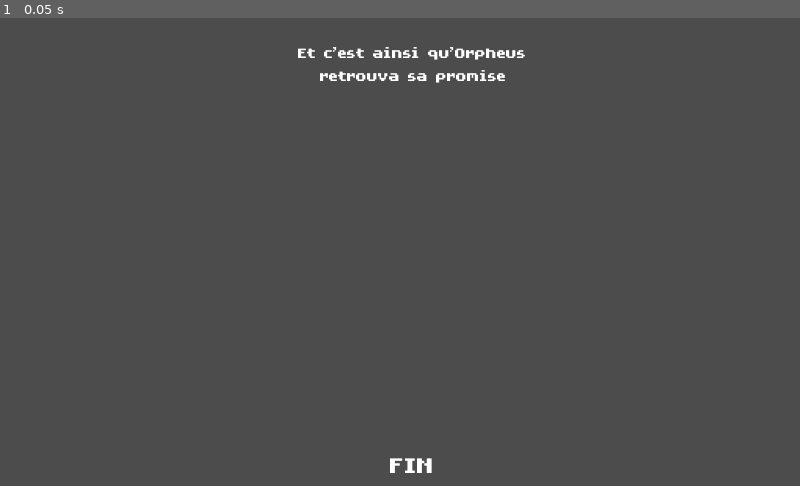
Above: before the commit, frame 1.
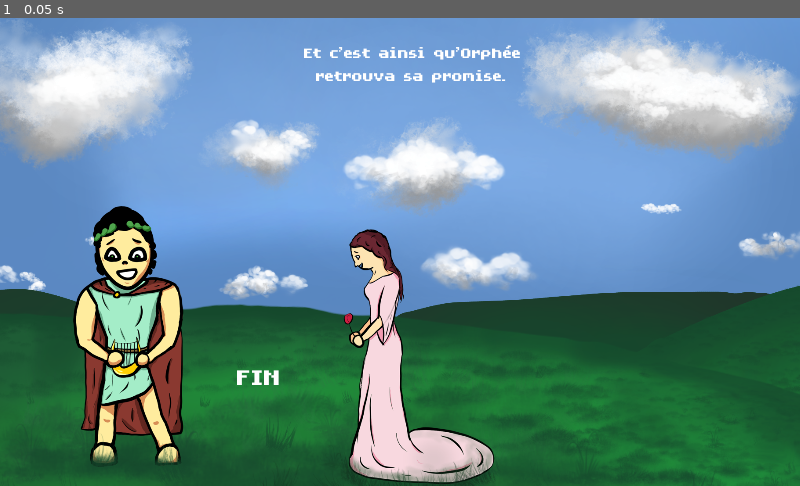
Above: after the commit, the same moment.

Repository: MarianPoirot/OrpheusHero
Game: Godot game, scene res://Scenes/UI/EndingUI.tscn
Two runs of this game, one before a commit and one after it. Both use one fixed random seed, a clock stepped at 60 frames per second and the inputs below. This scene is started directly instead of the project's main scene.
Inputs:
- Up to frame 1 (0.05 s): no input

The runs differ from the first frame. In frame 1, 100% of the frame differs, in the area x 0-100%, y 0-100%.

Commit message:
Ajout sprite de fin

Diff:
--- a/Scenes/UI/EndingUI.tscn
+++ b/Scenes/UI/EndingUI.tscn
@@ -1,7 +1,8 @@
-[gd_scene load_steps=5 format=2]
+[gd_scene load_steps=6 format=2]
 
 [ext_resource path="res://Scripts/UI/EndingScript.gd" type="Script" id=1]
 [ext_resource path="res://Assets/Font/HopeGold.ttf" type="DynamicFontData" id=2]
+[ext_resource path="res://Assets/Sprites/ending.png" type="Texture" id=3]
 
 [sub_resource type="DynamicFont" id=1]
 size = 32
@@ -17,6 +18,9 @@
 [node name="CanvasLayer" type="CanvasLayer" parent="."]
 
 [node name="SpriteEurydice" type="Sprite" parent="CanvasLayer"]
+position = Vector2( 529.084, 301.001 )
+scale = Vector2( 0.562621, 0.562621 )
+texture = ExtResource( 3 )
 
 [node name="Lore" type="Label" parent="CanvasLayer"]
 margin_left = 352.0
@@ -24,15 +28,15 @@
 margin_right = 703.0
 margin_bottom = 87.0
 custom_fonts/font = SubResource( 1 )
-text = "Et c'est ainsi qu'Orpheus retrouva sa promise"
+text = "Et c'est ainsi qu'Orphée retrouva sa promise."
 align = 1
 autowrap = true
 
 [node name="Label" type="Label" parent="CanvasLayer"]
-margin_left = 352.0
-margin_top = 550.0
-margin_right = 703.0
-margin_bottom = 569.0
+margin_left = 155.779
+margin_top = 436.539
+margin_right = 506.779
+margin_bottom = 477.539
 custom_fonts/font = SubResource( 2 )
 text = "Fin"
 align = 1
Not shown, added: Assets/Sprites/ending.png.import
Not shown, added: Assets/Sprites/eurydice.png.import
